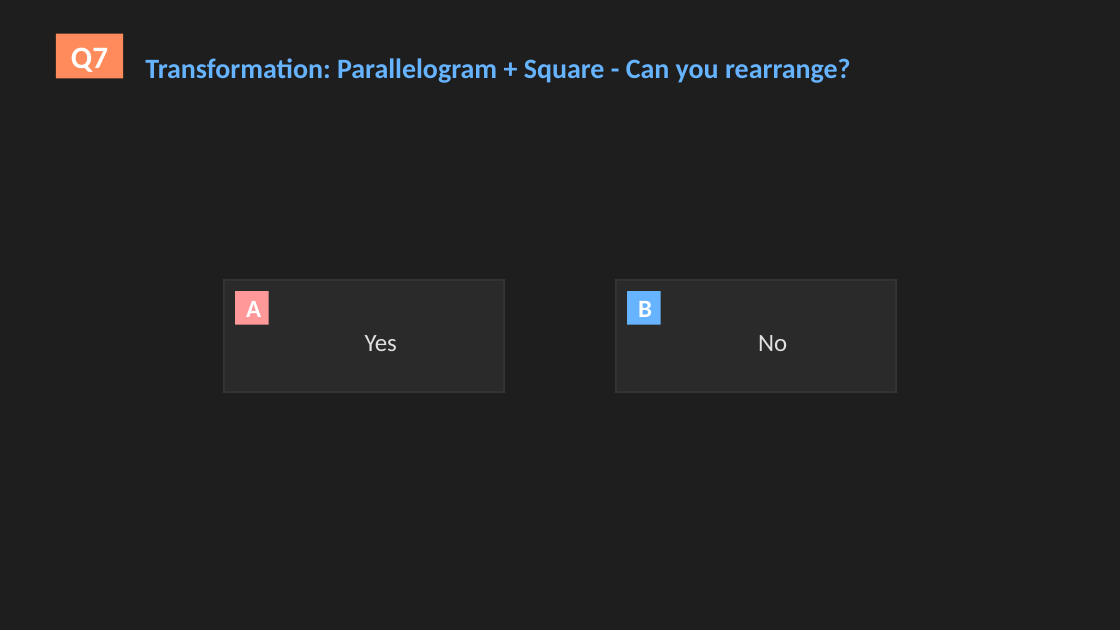
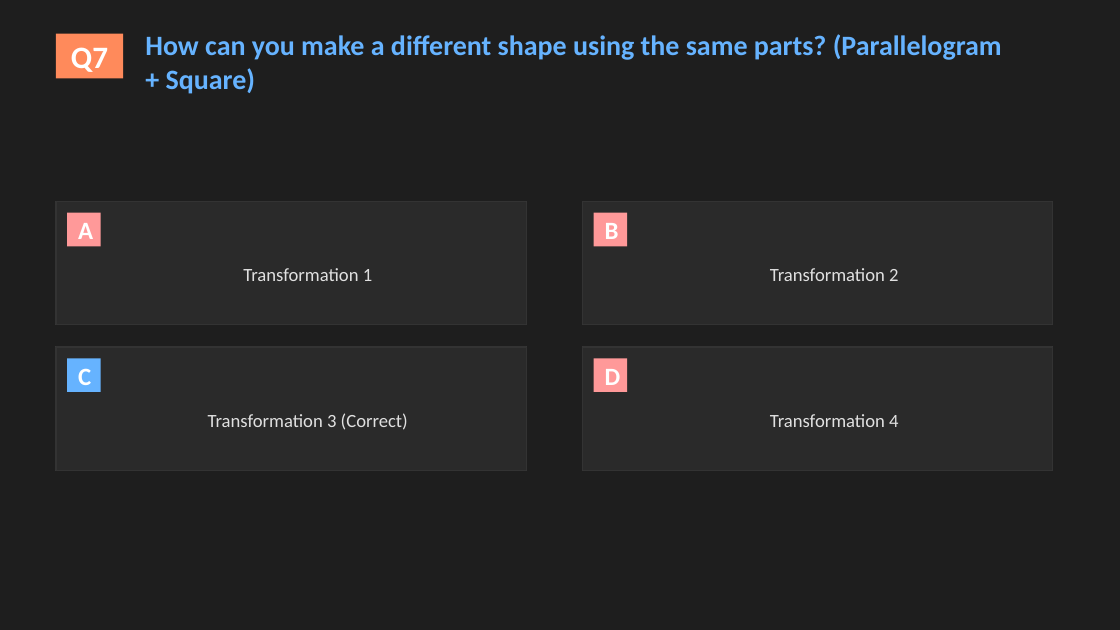
Before and after one commit to Regalx1/Math1-Quiz-Powerpoint, a slide deck: slide 13 of math-shapes-quiz-complete.pptx. Drawn at 1120x630 pixels with LibreOffice and Linux fonts; fonts in the diff are those of the drawing. Boxes give left, top, right and bottom in pixels: in the first picture for what was removed or moved away, otherwise in the second. Text is boxed around its words. In the diff, an @@ line names an element or a change of style, - is before the commit and + after.

```diff
--- a/math-shapes-quiz-complete.pptx
+++ b/math-shapes-quiz-complete.pptx
@@ text at <box>145,34,1002,94</box>: text changed @@
-Transformation: Parallelogram + Square - Can you rearrange?
+How can you make a different shape using the same parts? (Parallelogram + Square)
@@ rectangle: place and size @@
-rectangle at <box>224,280,504,392</box>
+rectangle at <box>56,202,526,325</box>
@@ rectangle added at <box>56,202,526,325</box>, outline #333333 1 pt @@
@@ rectangle: place and size @@
-rectangle at <box>616,280,896,392</box>
+rectangle at <box>582,202,1053,325</box>
@@ rectangle: place and size @@
-rectangle at <box>616,280,896,392</box>
+rectangle at <box>582,202,1053,325</box>
@@ rectangle "A": place and size @@
-rectangle "A" at <box>235,291,269,325</box>
+rectangle "A" at <box>67,213,101,246</box>
@@ rectangle "B": place and size @@
-rectangle "B" at <box>627,291,661,325</box>
+rectangle "B" at <box>594,213,627,246</box>
@@ rectangle "B" at <box>594,213,627,246</box>: fill #66B3FF to #FF9999 @@
@@ text added at <box>243,268,372,281</box>, 12 pt, text #E0E0E0 @@
+Transformation 1
@@ text added at <box>770,268,898,281</box>, 12 pt, text #E0E0E0 @@
+Transformation 2
@@ rectangle: place and size @@
-rectangle at <box>224,280,504,392</box>
+rectangle at <box>56,347,526,470</box>
@@ rectangle at <box>56,347,526,470</box>: fill none to #2A2A2A; outline #333333 1 pt to #555555 1 pt @@
@@ rectangle added at <box>56,347,526,470</box>, outline #333333 1 pt @@
@@ rectangle added at <box>67,358,101,392</box>, fill #66B3FF, 16 pt, text #FFFFFF, bold @@
+C
@@ text removed at <box>365,335,397,351</box> @@
-Yes
@@ rectangle added at <box>582,347,1053,470</box>, fill #2A2A2A, outline #555555 1 pt @@
@@ rectangle added at <box>582,347,1053,470</box>, outline #333333 1 pt @@
@@ rectangle added at <box>594,358,627,392</box>, fill #FF9999, 16 pt, text #FFFFFF, bold @@
+D
@@ text removed at <box>758,335,787,351</box> @@
-No
@@ text added at <box>208,413,408,430</box>, 12 pt, text #E0E0E0 @@
+Transformation 3 (Correct)
@@ text added at <box>770,414,898,427</box>, 12 pt, text #E0E0E0 @@
+Transformation 4
```
Also in this commit, not shown: 14 other slides changed, 2 slides added, 2 slides removed, 1 other file.
